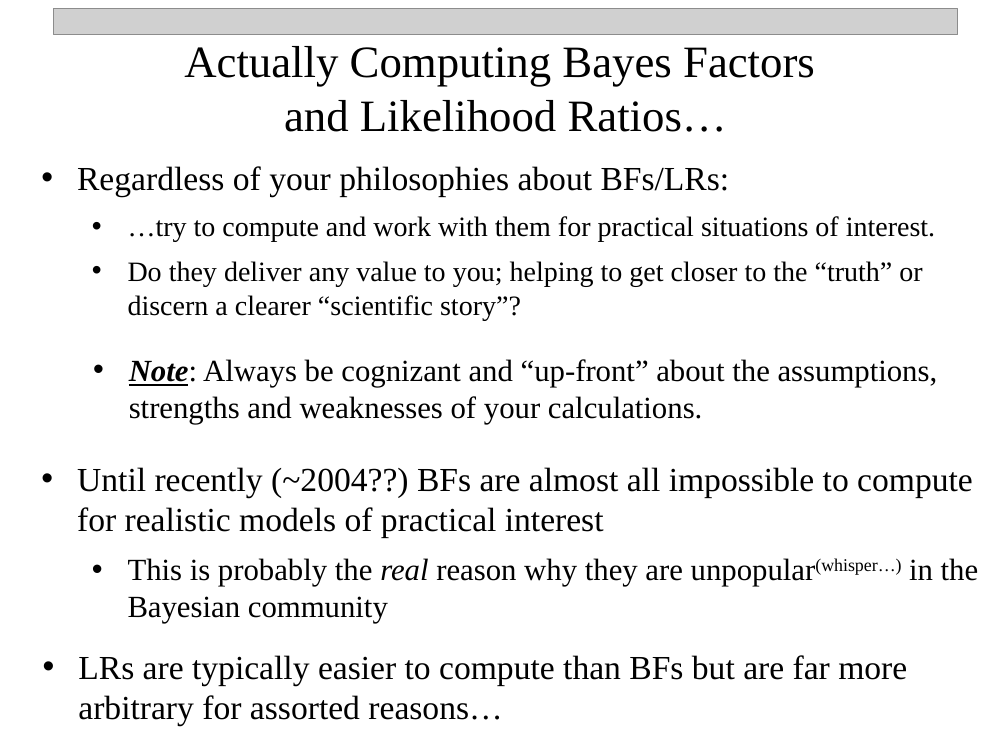
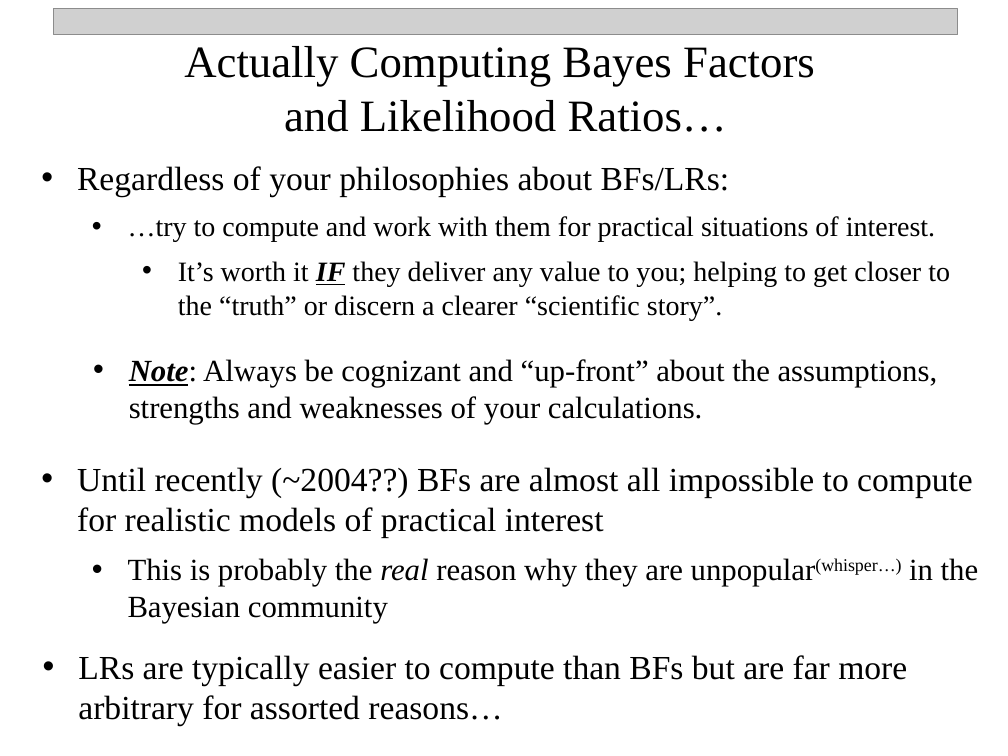
Before and after one commit to npetraco/CHE302, a slide deck: slide 20 of Notes/14_intro_stat_mech.pptx. Drawn at 1008x756 pixels with LibreOffice and Linux fonts; fonts in the diff are those of the drawing; grey boxes stand for pictures. Boxes give left, top, right and bottom in pixels: in the first picture for what was removed or moved away, otherwise in the second. Text is boxed around its words. In the diff, an @@ line names an element or a change of style, - is before the commit and + after.

```diff
--- a/Notes/14_intro_stat_mech.pptx
+++ b/Notes/14_intro_stat_mech.pptx
@@ text at (x1=178, y1=261, x2=950, y2=320): text changed @@
-  • Do they deliver any value to you; helping to get closer to the “truth” or discern a clearer “scientific story”?
+    • It’s worth it IF they deliver any value to you; helping to get closer to the “truth” or discern a clearer “scientific story”.
```
Also in this commit, not shown: 2 other slides changed.
